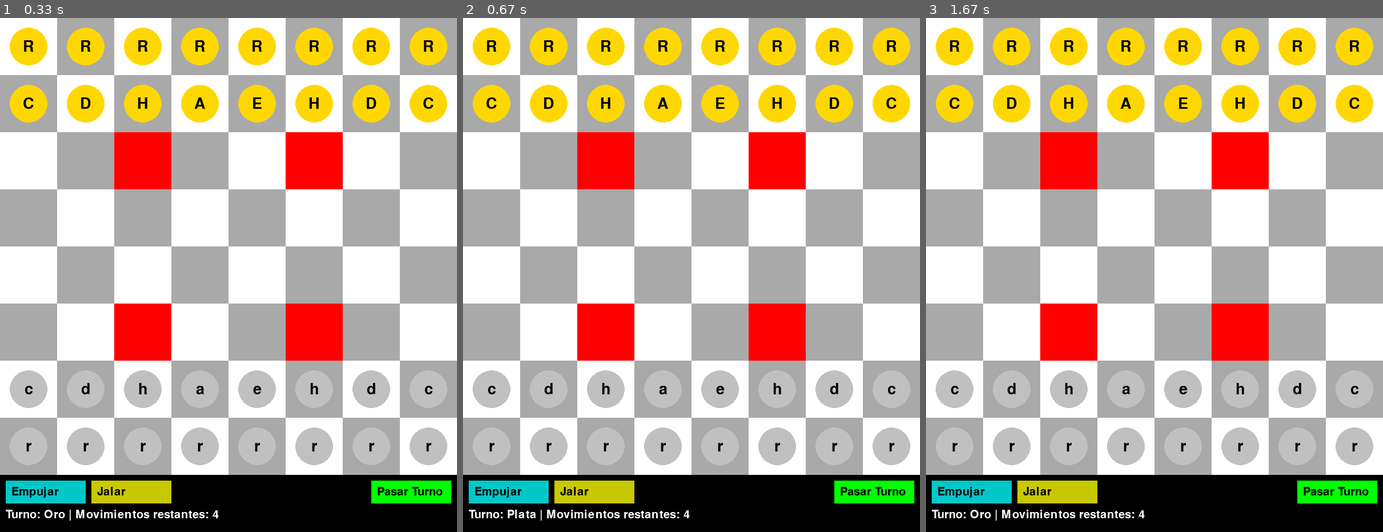
Above: before the commit, frames 1-3 (left to right).
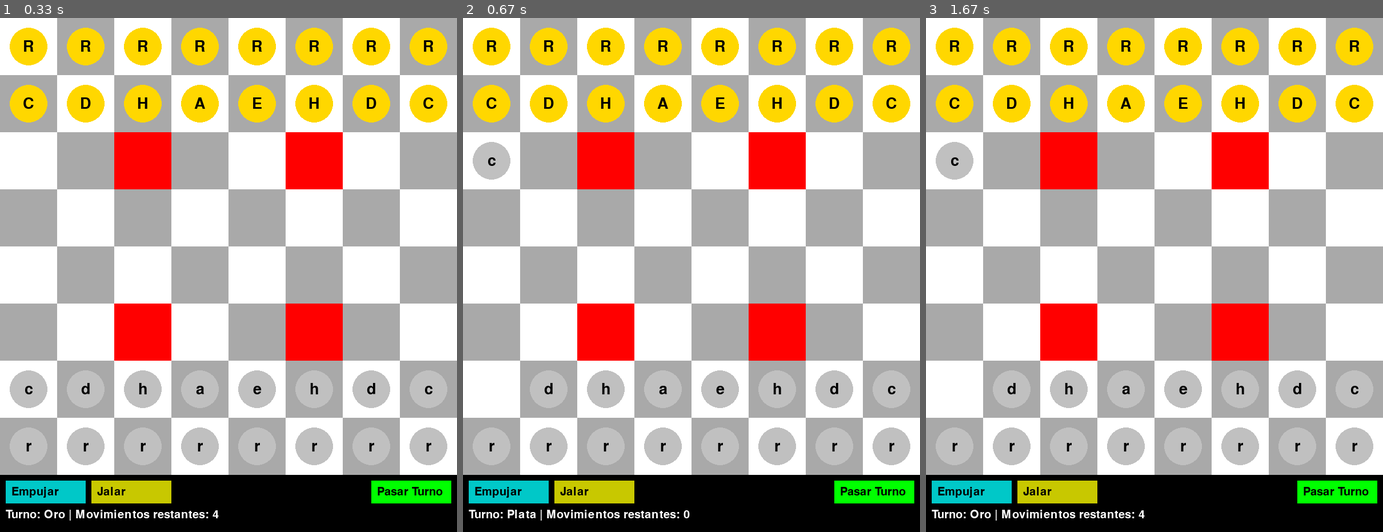
Above: after the commit, the same moments.

Repository: RamSterB/Arimaa
Game: pygame game, started from arimaa_GUI_pygame.py
Same seed, same stepped clock (60 frames per second), same inputs: the game is played once before the commit and once after it.
Inputs (mouse positions are in pixels of both pictures, inside the frame that each line leads up to):
- Up to frame 1 (0.33 s): no input
- Up to frame 2 (0.67 s): press the mouse at (874, 490) at 0.37 s; move the mouse to (709, 444) at 0.47 s; release the mouse at (549, 393) at 0.6 s
- Up to frame 3 (1.67 s): press the mouse at (1337, 490) at 0.7 s; move the mouse to (1200, 290) at 0.8 s; release the mouse at (1063, 89) at 0.93 s; press the mouse at (1337, 490) at 1.03 s; move the mouse to (1273, 372) at 1.13 s; release the mouse at (1209, 259) at 1.27 s; press the mouse at (1337, 490) at 1.37 s; move the mouse to (1195, 465) at 1.47 s; release the mouse at (1053, 439) at 1.6 s

Frame 1 is identical in both runs. In frame 2, 1.0% of the frame differs, in the area x 2-50%, y 24-98%; in frame 3, 0.9%.

Commit message:
agregar inicios de arimaa_ia

Diff:
--- /dev/null
+++ b/arbol.py
@@ -0,0 +1,84 @@
+class DecisionNode:
+    def __init__(self, feature=None, threshold=None, children=None, value=None):
+        self.feature = feature
+        self.threshold = threshold
+        self.children = children if children is not None else []
+        self.value = value
+
+def build_tree():
+    # Nivel 6 (hojas)
+    leaf1 = DecisionNode(value=1)
+    leaf2 = DecisionNode(value=2)
+    leaf3 = DecisionNode(value=3)
+    leaf4 = DecisionNode(value=4)
+    leaf5 = DecisionNode(value=5)
+    leaf6 = DecisionNode(value=6)
+    leaf7 = DecisionNode(value=7)
+    leaf8 = DecisionNode(value=8)
+    leaf9 = DecisionNode(value=9)
+    leaf10 = DecisionNode(value=10)
+    leaf11 = DecisionNode(value=11)
+    leaf12 = DecisionNode(value=12)
+    leaf13 = DecisionNode(value=13)
+    leaf14 = DecisionNode(value=14)
+    leaf15 = DecisionNode(value=15)
+    leaf16 = DecisionNode(value=16)
+
+    # Nivel 5
+    node5_1 = DecisionNode(feature=0, threshold=5.0, children=[leaf1, leaf2])
+    node5_2 = DecisionNode(feature=1, threshold=3.0, children=[leaf3, leaf4])
+    node5_3 = DecisionNode(feature=2, threshold=4.0, children=[leaf5, leaf6])
+    node5_4 = DecisionNode(feature=3, threshold=2.0, children=[leaf7, leaf8])
+    node5_5 = DecisionNode(feature=4, threshold=6.0, children=[leaf9, leaf10])
+    node5_6 = DecisionNode(feature=5, threshold=1.0, children=[leaf11, leaf12])
+    node5_7 = DecisionNode(feature=6, threshold=7.0, children=[leaf13, leaf14])
+    node5_8 = DecisionNode(feature=7, threshold=8.0, children=[leaf15, leaf16])
+
+    # Nivel 4
+    node4_1 = DecisionNode(feature=0, threshold=5.0, children=[node5_1, node5_2])
+    node4_2 = DecisionNode(feature=1, threshold=3.0, children=[node5_3, node5_4])
+    node4_3 = DecisionNode(feature=2, threshold=4.0, children=[node5_5, node5_6])
+    node4_4 = DecisionNode(feature=3, threshold=2.0, children=[node5_7, node5_8])
+
+    # Nivel 3
+    node3_1 = DecisionNode(feature=0, threshold=5.0, children=[node4_1, node4_2])
+    node3_2 = DecisionNode(feature=1, threshold=3.0, children=[node4_3, node4_4])
+
+    # Nivel 2
+    node2_1 = DecisionNode(feature=0, threshold=5.0, children=[node3_1, node3_2])
+
+    # Nivel 1 (raíz)
+    root = DecisionNode(feature=0, threshold=4.0, children=[node2_1])
+
+    return root
+
+def print_tree(node, depth=0):
+    if node.value is not None:
+        print(f"{'|   ' * depth}Leaf: {node.value}")
+    else:
+        print(f"{'|   ' * depth}Feature {node.feature} <= {node.threshold}")
+        for child in node.children:
+            print_tree(child, depth + 1)
+
+def minimax(node, depth, is_maximizing_player):
+    if node.value is not None:
+        return node.value
+
+    if is_maximizing_player:
+        best_value = float('-inf')
+        for child in node.children:
+            best_value = max(best_value, minimax(child, depth + 1, False))
+        return best_value
+    else:
+        best_value = float('inf')
+        for child in node.children:
+            best_value = min(best_value, minimax(child, depth + 1, True))
+        return best_value
+
+# Construir y mostrar el árbol de decisiones
+tree = build_tree()
+print_tree(tree)
+
+# Aplicar Minimax al árbol de decisiones
+best_value = minimax(tree, 0, True)
+print(f"El mejor valor calculado por Minimax es: {best_value}")
--- a/arimaa_GUI.py
+++ /dev/null
@@ -1,83 +0,0 @@
-import tkinter as tk
-from arimaa_game_logic import ArimaaGame
-
-class ArimaaGUI:
-    def __init__(self):
-        self.game = ArimaaGame()
-        self.selected_piece = None
-        self.root = tk.Tk()
-        self.root.title("Arimaa Game")
-
-        self.canvas = tk.Canvas(self.root, width=400, height=400)
-        self.canvas.pack()
-
-        self.canvas.bind("<Button-1>", self.on_click)
-        self.draw_board()
-        self.update_pieces()
-
-        # Añadir botón para finalizar el turno
-        self.end_turn_button = tk.Button(self.root, text="End Turn", command=self.end_turn)
-        self.end_turn_button.pack()
-
-        self.root.mainloop()
-
-    def draw_board(self):
-        """Dibuja el tablero de 8x8 con las trampas."""
-        trap_positions = [(2, 2), (2, 5), (5, 2), (5, 5)]
-        for row in range(8):
-            for col in range(8):
-                if (row, col) in trap_positions:
-                    color = "red"
-                else:
-                    color = "white" if (row + col) % 2 == 0 else "gray"
-                self.canvas.create_rectangle(
-                    col * 50, row * 50, (col + 1) * 50, (row + 1) * 50, fill=color
-                )
-
-    def update_pieces(self):
-        """Dibuja todas las piezas en el tablero."""
-        self.canvas.delete("piece")
-        board = self.game.get_board_state()
-        for row in range(8):
-            for col in range(8):
-                piece = board[row][col]
-                if piece:
-                    x = col * 50 + 25
-                    y = row * 50 + 25
-                    self.canvas.create_text(x, y, text=piece, font=("Arial", 24), tags="piece")
-
-    def on_click(self, event):
-        """Maneja los clics del usuario para seleccionar y mover piezas."""
-        col = event.x // 50
-        row = event.y // 50
-        position = (row, col)
-
-        if self.selected_piece:
-            # Intentar mover la pieza seleccionada
-            try:
-                self.game.move_piece(self.selected_piece, position)
-                self.selected_piece = None
-                self.update_pieces()
-
-                # Verificar si se alcanzaron los 4 pasos
-                if self.game.steps_taken >= 4:
-                    print("Se han completado los 4 pasos. Finaliza el turno.")
-            except ValueError as e:
-                print(e)
-                self.selected_piece = None
-        else:
-            # Seleccionar la pieza
-            piece = self.game.get_piece_at(position)
-            if piece and (self.game.current_player == "gold" and piece.isupper() or
-                          self.game.current_player == "silver" and piece.islower()):
-                self.selected_piece = position
-
-    def end_turn(self):
-        """Finaliza el turno del jugador actual."""
-        if self.game.steps_taken < 4:
-            print(f"Aún quedan {4 - self.game.steps_taken} pasos disponibles.")
-        self.game.end_turn()
-        self.update_pieces()
-
-if __name__ == "__main__":
-    ArimaaGUI()
--- /dev/null
+++ b/arimaa_ai.py
@@ -0,0 +1,74 @@
+def evaluate_board(board):
+    piece_values = {
+        "E": 5, "C": 4, "H": 3, "D": 2, "A": 1, "R": 0,
+        "e": 5, "c": 4, "h": 3, "d": 2, "a": 1, "r": 0
+    }
+    value = 0
+    for row in board:
+        for piece in row:
+            if piece:
+                value += piece_values[piece] if piece.islower() else -piece_values[piece]
+    return value
+
+def generate_moves(board, player):
+    moves = []
+    directions = [(-1, 0), (1, 0), (0, -1), (0, 1)]
+    for row in range(8):
+        for col in range(8):
+            piece = board[row][col]
+            if piece and ((player == "silver" and piece.islower()) or (player == "gold" and piece.isupper())):
+                for dr, dc in directions:
+                    new_row, new_col = row + dr, col + dc
+                    if 0 <= new_row < 8 and 0 <= new_col < 8 and board[new_row][new_col] is None:
+                        moves.append(((row, col), (new_row, new_col)))
+    return moves
+
+def minimax(board, depth, is_maximizing_player, alpha=float('-inf'), beta=float('inf')):
+    if depth == 0:
+        return evaluate_board(board)
+
+    moves = generate_moves(board, "silver" if is_maximizing_player else "gold")
+    if not moves:
+        return evaluate_board(board)
+
+    if is_maximizing_player:
+        max_eval = float('-inf')
+        for move in moves:
+            new_board = [row[:] for row in board]
+            start, end = move
+            new_board[end[0]][end[1]] = new_board[start[0]][start[1]]
+            new_board[start[0]][start[1]] = None
+            eval = minimax(new_board, depth - 1, False, alpha, beta)
+            max_eval = max(max_eval, eval)
+            alpha = max(alpha, eval)
+            if beta <= alpha:
+                break
+        return max_eval
+    else:
+        min_eval = float('inf')
+        for move in moves:
+            new_board = [row[:] for row in board]
+            start, end = move
+            new_board[end[0]][end[1]] = new_board[start[0]][start[1]]
+            new_board[start[0]][start[1]] = None
+            eval = minimax(new_board, depth - 1, True, alpha, beta)
+            min_eval = min(min_eval, eval)
+            beta = min(beta, eval)
+            if beta <= alpha:
+                break
+        return min_eval
+
+def find_best_move(board):
+    best_move = None
+    best_value = float('-inf')
+    moves = generate_moves(board, "silver")
+    for move in moves:
+        new_board = [row[:] for row in board]
+        start, end = move
+        new_board[end[0]][end[1]] = new_board[start[0]][start[1]]
+        new_board[start[0]][start[1]] = None
+        move_value = minimax(new_board, 3, False)
+        if move_value > best_value:
+            best_value = move_value
+            best_move = move
+    return best_move
--- a/arimaa_game_logic.py
+++ b/arimaa_game_logic.py
@@ -1,3 +1,5 @@
+from arimaa_ai import find_best_move
+
 class ArimaaGame:
     def __init__(self):
         self.board = self.initialize_board()
@@ -76,12 +78,32 @@
 
     def change_turn(self, trap_positions):
         """Cambia el turno al siguiente jugador."""
-        self.current_player = "silver" if self.current_player == "gold" else "gold"
-        self.steps_taken = 0
-
-        # Validar estado del juego si es necesario
-        self.check_trap_positions(trap_positions)
-        self.check_victory_conditions()
+        if self.current_player == "gold":
+            self.current_player = "silver"
+            self.steps_taken = 0
+
+            # Validar estado del juego si es necesario
+            self.check_trap_positions(trap_positions)
+            self.check_victory_conditions()
+
+            # Movimiento de la IA (fichas de plata)
+            for _ in range(4):
+                best_move = find_best_move(self.board)
+                if best_move:
+                    start, end = best_move
+                    self.move_piece(start, end)
+                    print(f"Plata movió de {start} a {end}")
+
+            # Validar estado del juego después del movimiento de la IA
+            self.check_trap_positions(trap_positions)
+            self.check_victory_conditions()
+        else:
+            self.current_player = "gold"
+            self.steps_taken = 0
+
+            # Validar estado del juego si es necesario
+            self.check_trap_positions(trap_positions)
+            self.check_victory_conditions()
 
     def is_frozen(self, position):
         """Determina si una pieza en una posición está congelada."""
@@ -265,3 +287,7 @@
     print("Estado inicial del tablero:")
     for row in game.get_board_state():
         print(row)
+    game.make_best_move()
+    print("Estado del tablero después del mejor movimiento de plata:")
+    for row in game.get_board_state():
+        print(row)
--- a/arimaa_game_logic1.py
+++ /dev/null
@@ -1,101 +0,0 @@
-class ArimaaGame:
-    def __init__(self):
-        # Inicializar el estado del tablero
-        self.board = self.initialize_board()
-        self.current_player = "gold"  # El jugador dorado comienza
-        self.steps_taken = 0
-
-    def initialize_board(self):
-        """Crea la disposición inicial del tablero."""
-        board = [[None for _ in range(8)] for _ in range(8)]
-
-        # Configuración inicial del jugador dorado
-        gold_positions = {
-            (0, 0): "R", (0, 1): "R", (0, 2): "R", (0, 3): "R",
-            (0, 4): "R", (0, 5): "R", (0, 6): "R", (0, 7): "R",
-            (1, 0): "C", (1, 1): "D", (1, 2): "H", (1, 3): "E",
-            (1, 4): "E", (1, 5): "H", (1, 6): "D", (1, 7): "C",
-        }
-
-        # Configuración inicial del jugador plateado
-        silver_positions = {
-            (7, 0): "r", (7, 1): "r", (7, 2): "r", (7, 3): "r",
-            (7, 4): "r", (7, 5): "r", (7, 6): "r", (7, 7): "r",
-            (6, 0): "c", (6, 1): "d", (6, 2): "h", (6, 3): "e",
-            (6, 4): "e", (6, 5): "h", (6, 6): "d", (6, 7): "c",
-        }
-
-        # Colocar las piezas en el tablero
-        for (row, col), piece in gold_positions.items():
-            board[row][col] = piece
-        for (row, col), piece in silver_positions.items():
-            board[row][col] = piece
-
-        return board
-
-    def move_piece(self, start_pos, end_pos):
-        """Mueve una pieza de una posición a otra si el movimiento es válido."""
-        start_row, start_col = start_pos
-        end_row, end_col = end_pos
-
-        piece = self.board[start_row][start_col]
-
-        if not piece:
-            raise ValueError("No hay pieza en la posición inicial.")
-        if self.board[end_row][end_col] is not None:
-            raise ValueError("La posición final ya está ocupada.")
-
-        if self.steps_taken >= 4:
-            raise ValueError("No puedes mover más piezas en este turno.")
-
-        # Validar movimientos básicos (adyacencia)
-        if abs(start_row - end_row) + abs(start_col - end_col) != 1:
-            raise ValueError("Movimiento no válido: solo movimientos adyacentes están permitidos.")
-
-        # Mover la pieza
-        self.board[start_row][start_col] = None
-        self.board[end_row][end_col] = piece
-
-        # Incrementar el contador de pasos
-        self.steps_taken += 1
-
-        # Cambiar turno
-        # self.current_player = "silver" if self.current_player == "gold" else "gold"
-
-    def get_board_state(self):
-        """Devuelve el estado actual del tablero."""
-        return self.board
-
-    def get_piece_at(self, position):
-        """Devuelve la pieza en una posición específica del tablero."""
-        row, col = position
-        return self.board[row][col]
-
-    def is_valid_move(self, start_pos, end_pos):
-        """Valida si un movimiento es permitido sin ejecutarlo."""
-        start_row, start_col = start_pos
-        end_row, end_col = end_pos
-
-        if not (0 <= start_row < 8 and 0 <= start_col < 8):
-            return False
-        if not (0 <= end_row < 8 and 0 <= end_col < 8):
-            return False
-
-        piece = self.board[start_row][start_col]
-        if not piece:
-            return False
-
-        # Validar que la posición final esté vacía
-        if self.board[end_row][end_col] is not None:
-            return False
-
-        # Validar que sea un movimiento adyacente
-        if abs(start_row - end_row) + abs(start_col - end_col) != 1:
-            return False
-
-        return True
-
-    def end_turn(self):
-        """Finaliza el turno del jugador actual y resetea el contador de pasos."""
-        self.steps_taken = 0
-        self.current_player = "silver" if self.current_player == "gold" else "gold"
